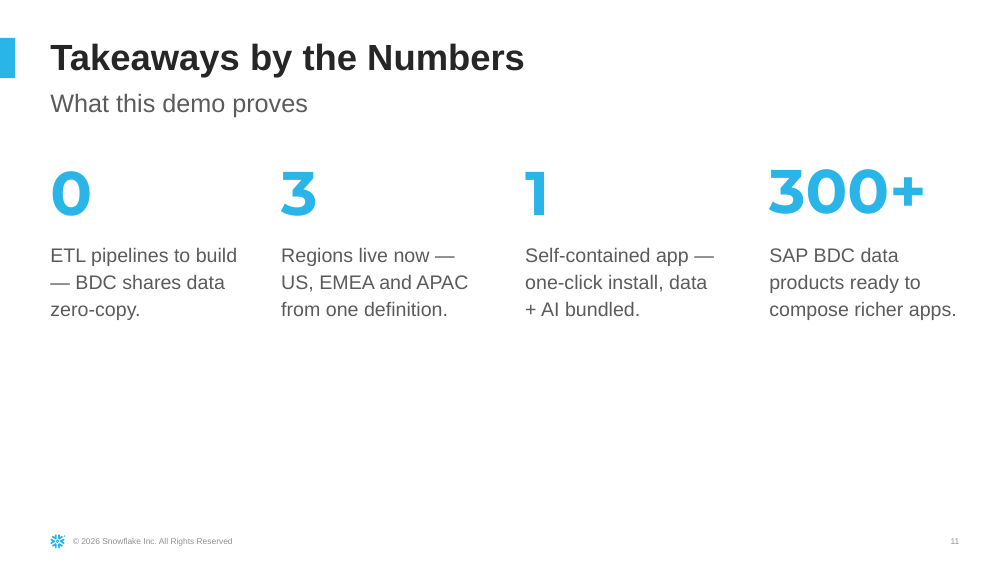
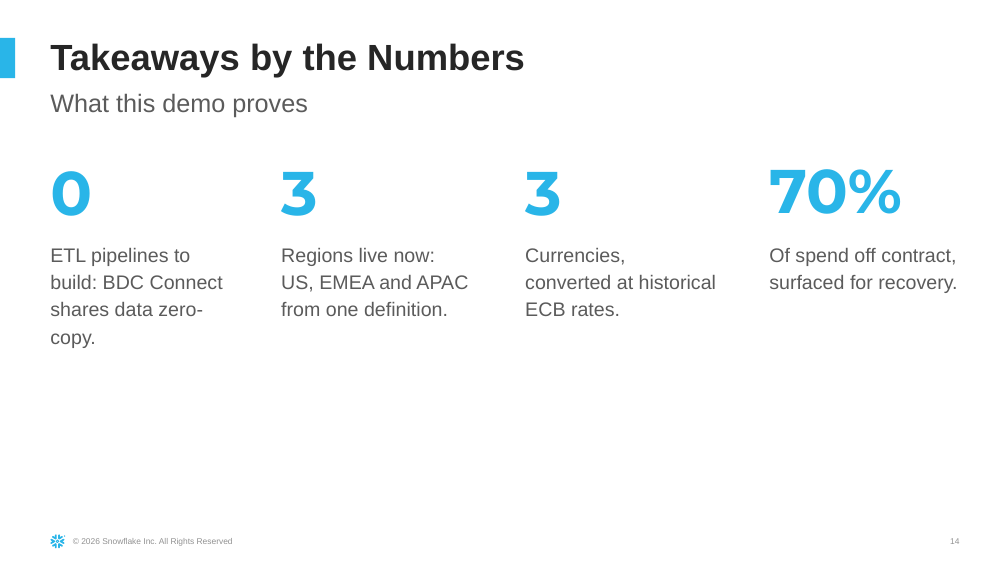
Before and after one commit to sfc-gh-dfreriks/sap-bdc-spend-360, a slide deck: slide 14 of docs/SAP_Spend_360_Demo_Guide.pptx (slide 11 before the commit). Drawn at 1008x567 pixels with LibreOffice and Linux fonts; fonts in the diff are those of the drawing. Boxes give left, top, right and bottom in pixels: in the first picture for what was removed or moved away, otherwise in the second. Text is boxed around its words. In the diff, an @@ line names an element or a change of style, - is before the commit and + after.

Commit message:
Rebuild the Spend 360 demo guide deck from a script
tools/build_demo_guide.py rewrites the July guide's text frames in place from
/tmp/spend_facts.json and adds three screenshot slides after Demo Act 1, the same
method as Working Capital 360. docs/SAP_Spend_360_Demo_Guide.pptx regenerated.

```diff
--- a/docs/SAP_Spend_360_Demo_Guide.pptx
+++ b/docs/SAP_Spend_360_Demo_Guide.pptx
@@ text at (x1=525, y1=172, x2=561, y2=216): text changed @@
-1
+3
@@ text at (x1=769, y1=169, x2=902, y2=214): text changed @@
-300+
+70%
@@ text at (x1=50, y1=248, x2=223, y2=348): text changed @@
-ETL pipelines to build — BDC shares data zero-copy.
+ETL pipelines to build: BDC Connect shares data zero-copy.
@@ text at (x1=281, y1=248, x2=468, y2=316): text changed @@
-Regions live now — US, EMEA and APAC from one definition.
+Regions live now: US, EMEA and APAC from one definition.
@@ text at (x1=525, y1=248, x2=716, y2=316): text changed @@
-Self-contained app — one-click install, data + AI bundled.
+Currencies, converted at historical ECB rates.
@@ text at (x1=769, y1=248, x2=957, y2=293): text changed @@
-SAP BDC data products ready to compose richer apps.
+Of spend off contract, surfaced for recovery.
@@ page number at (x1=950, y1=538, x2=959, y2=544): text changed @@
-11
+14
```
Also in this commit, not shown: 11 other slides changed, 3 slides added, 1 other file.
